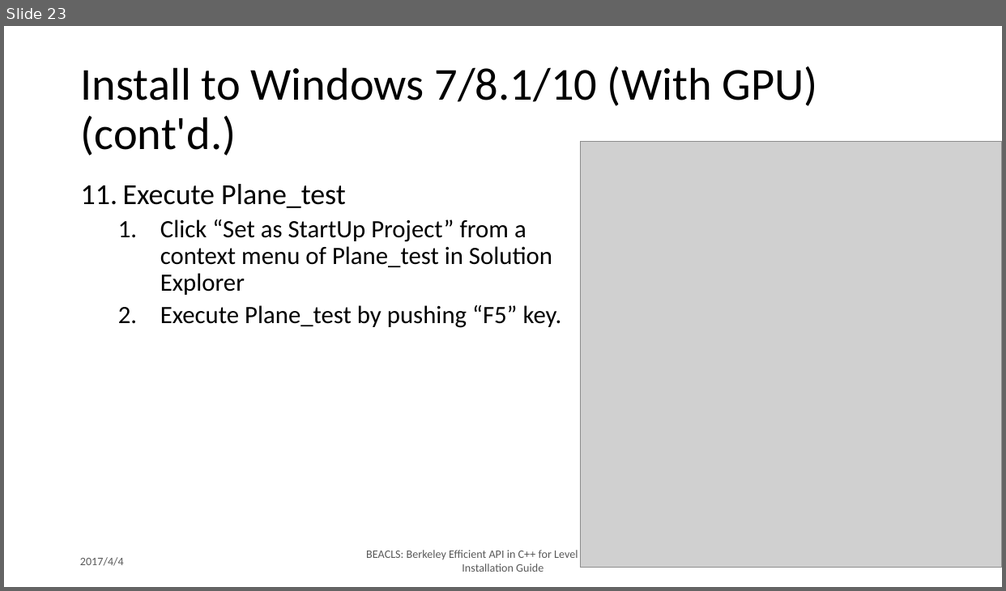
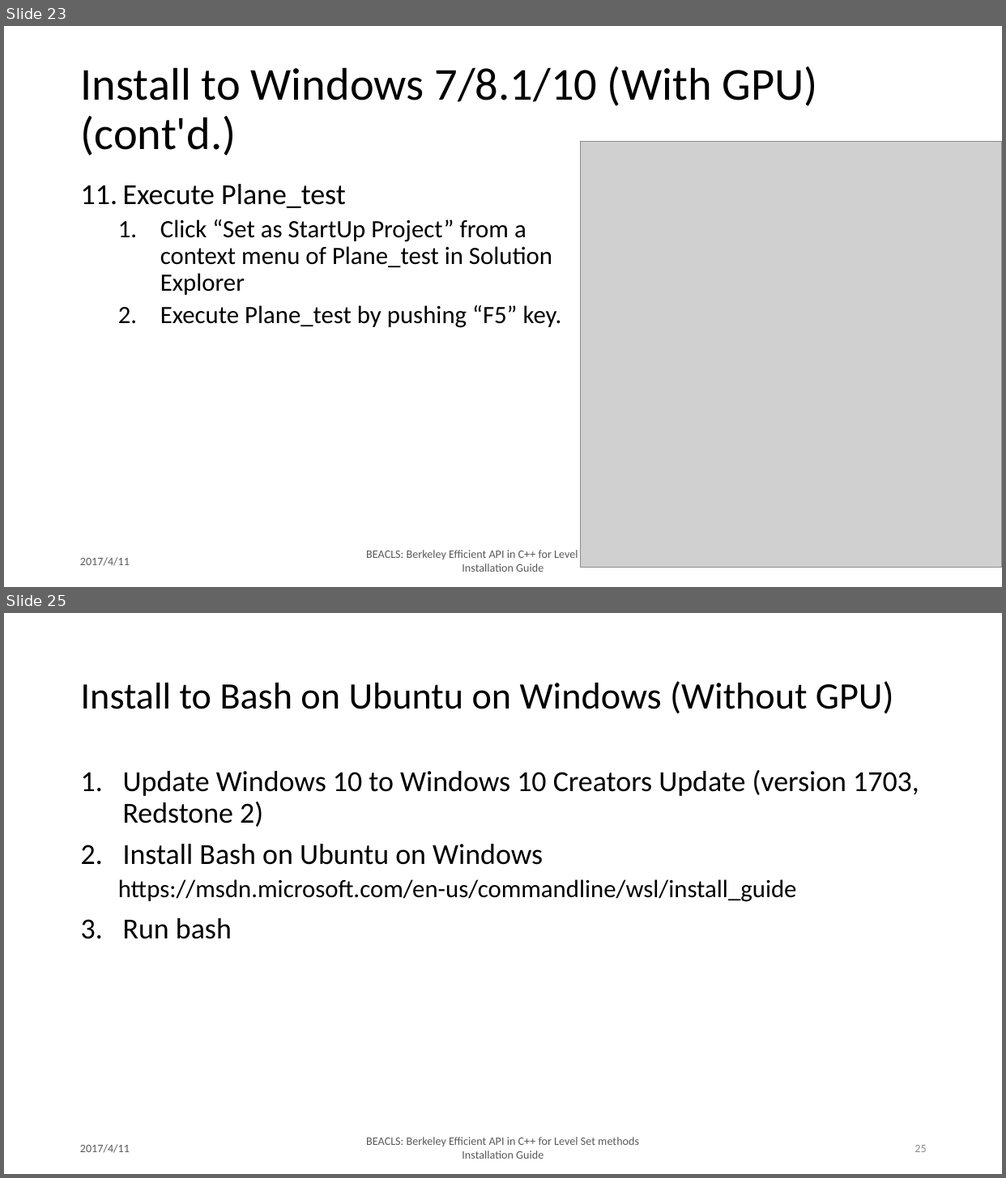
Before and after one commit to HJReachability/beacls, a slide deck: docs/slides/master/BEACLS_Installation_Guide.pptx. Shown one above the other, each under a label of ours: slide 23 before the commit, slides 23 and 25 after it; the slides between them are not shown. The pictures are 1006x591 and 1006x1178 pixels, drawn with LibreOffice and Linux fonts; fonts in the diff are those of the drawing; grey boxes stand for pictures. Boxes give left, top, right and bottom in pixels: in the first picture for what was removed or moved away, otherwise in the second. Text is boxed around its words. In the diff, an @@ line names an element or a change of style, - is before the commit and + after.

Commit message:
- Added installation guide for Bash on Ubuntu on Windows.

```diff
--- a/docs/slides/master/BEACLS_Installation_Guide.pptx
+++ b/docs/slides/master/BEACLS_Installation_Guide.pptx
@@ slide 25 added at bbox=[4, 613, 1002, 1174], background #FFFFFF @@
@@ title added at bbox=[81, 681, 894, 714], 36 pt, text #000000 @@
+Install to Bash on Ubuntu on Windows (Without GPU)
@@ text added at bbox=[81, 770, 919, 939], 28 pt, text #000000 @@
+1. Update Windows 10 to Windows 10 Creators Update (version 1703, Redstone 2)
+2. Install Bash on Ubuntu on Windows
+  https://msdn.microsoft.com/en-us/commandline/wsl/install_guide
+3. Run bash
@@ text added at bbox=[80, 1144, 130, 1153], 11 pt, text #595959 @@
+2017/4/11
@@ text added at bbox=[366, 1137, 639, 1159], 11 pt, text #595959 @@
+BEACLS: Berkeley Efficient API in C++ for Level Set methods Installation Guide
@@ page number added at bbox=[914, 1145, 926, 1152], 11 pt, text #8C8C8C @@
+25
@@ slide 23 changed as well @@
@@ text at bbox=[80, 557, 130, 566]: text changed @@
-2017/4/4
+2017/4/11
```
Also in this commit, not shown: 23 other slides changed, 3 other slides added, 1 other file.
